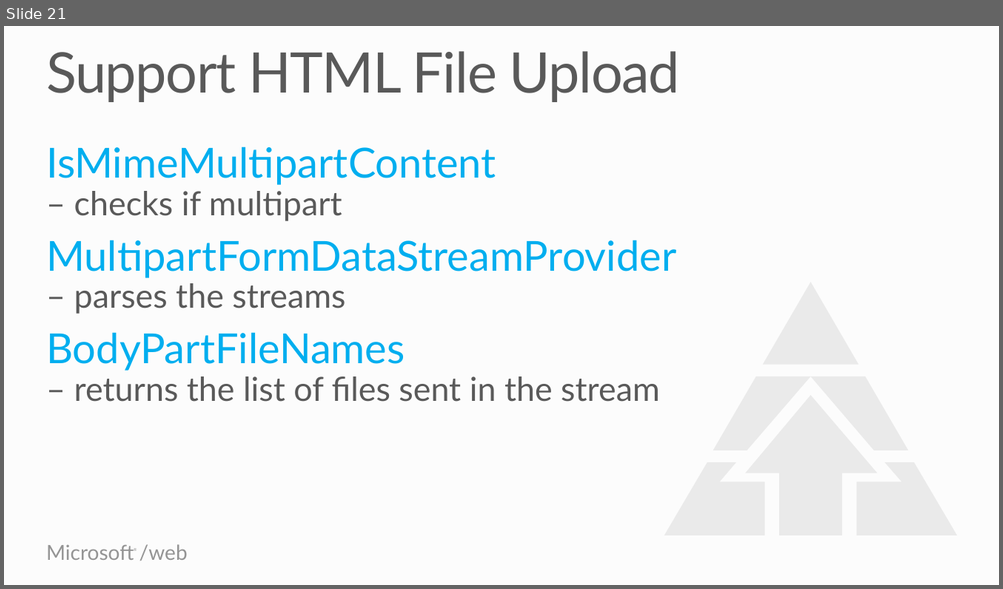
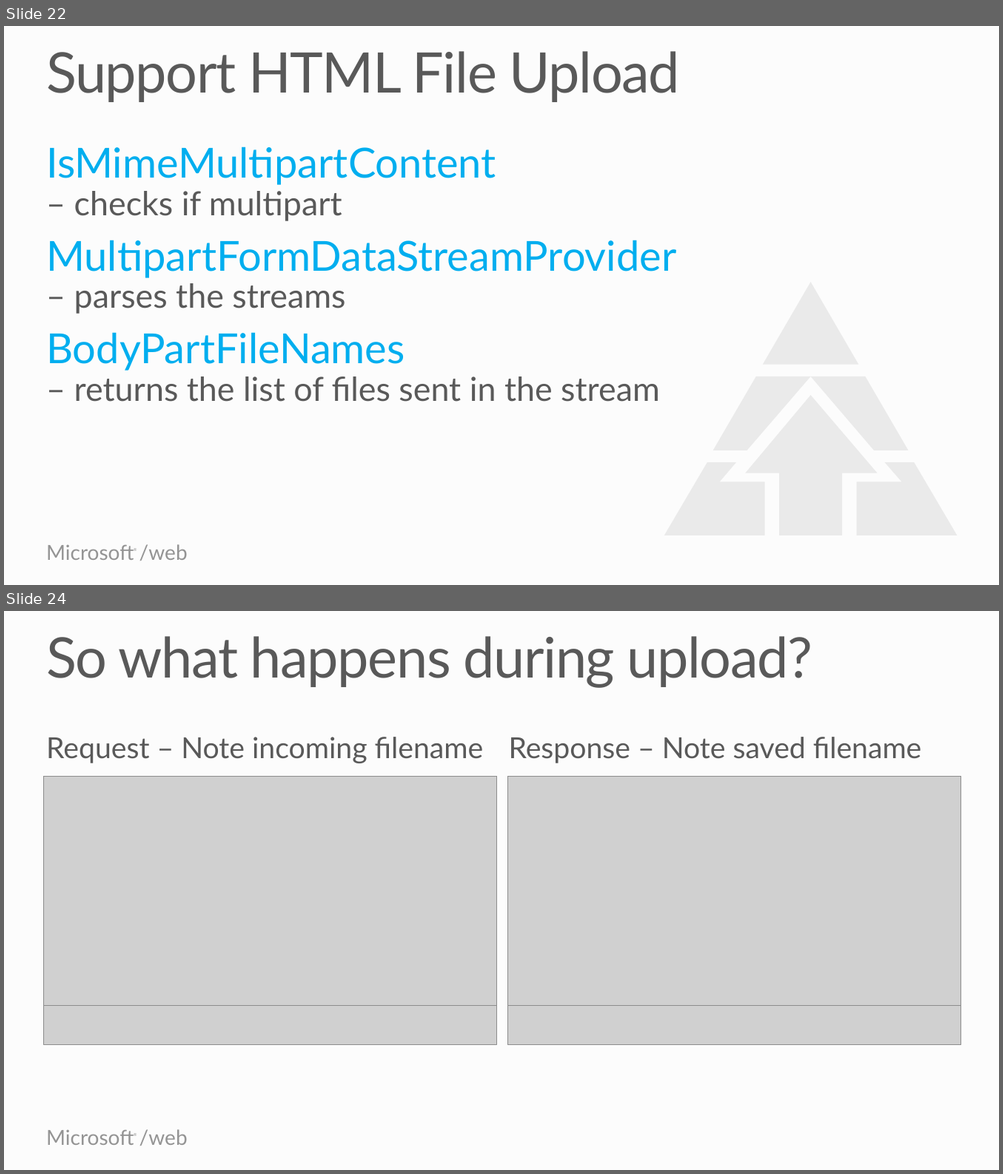
Before and after one commit to Microsoft-Web/WebTK-Presentations, a slide deck: AddingWebApiToASPNETSite/AddingWebApiToASPNETSite.pptx. Shown one above the other, each under a label of ours: slide 21 before the commit, slides 22 and 24 after it; the slides between them are not shown. The pictures are 1003x589 and 1003x1174 pixels, drawn with LibreOffice and Linux fonts; fonts in the diff are those of the drawing; grey boxes stand for pictures. Boxes give left, top, right and bottom in pixels: in the first picture for what was removed or moved away, otherwise in the second. Text is boxed around its words. In the diff, an @@ line names an element or a change of style, - is before the commit and + after.

```diff
--- a/AddingWebApiToASPNETSite/AddingWebApiToASPNETSite.pptx
+++ b/AddingWebApiToASPNETSite/AddingWebApiToASPNETSite.pptx
@@ slide 24 added at bbox=[4, 611, 999, 1170], background #FCFCFC; not listed: 2 template elements that a slide beside it also shows @@
@@ title added at bbox=[46, 636, 813, 688], 54 pt, text #595959 @@
+So what happens during upload?
@@ text added at bbox=[46, 737, 484, 763], 28 pt, text #595959 @@
+Request – Note incoming filename
@@ text added at bbox=[509, 737, 922, 763], 28 pt, text #595959 @@
+Response – Note saved filename
@@ picture added at bbox=[43, 777, 496, 1045] @@
@@ picture added at bbox=[43, 777, 496, 1006] @@
@@ picture added at bbox=[507, 777, 960, 1045] @@
@@ picture added at bbox=[507, 777, 960, 1006] @@
@@ what was slide 21 is now slide 22 @@
```
Also in this commit, not shown: 2 slides changed, 4 other slides added, 3 slides removed, 1 other file.
